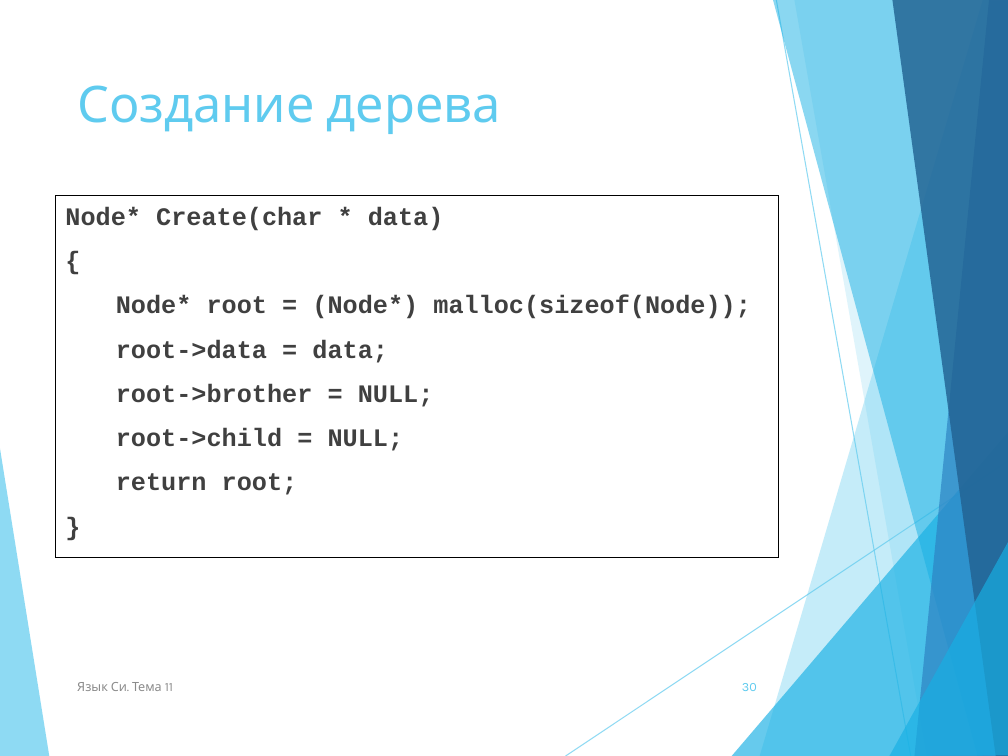
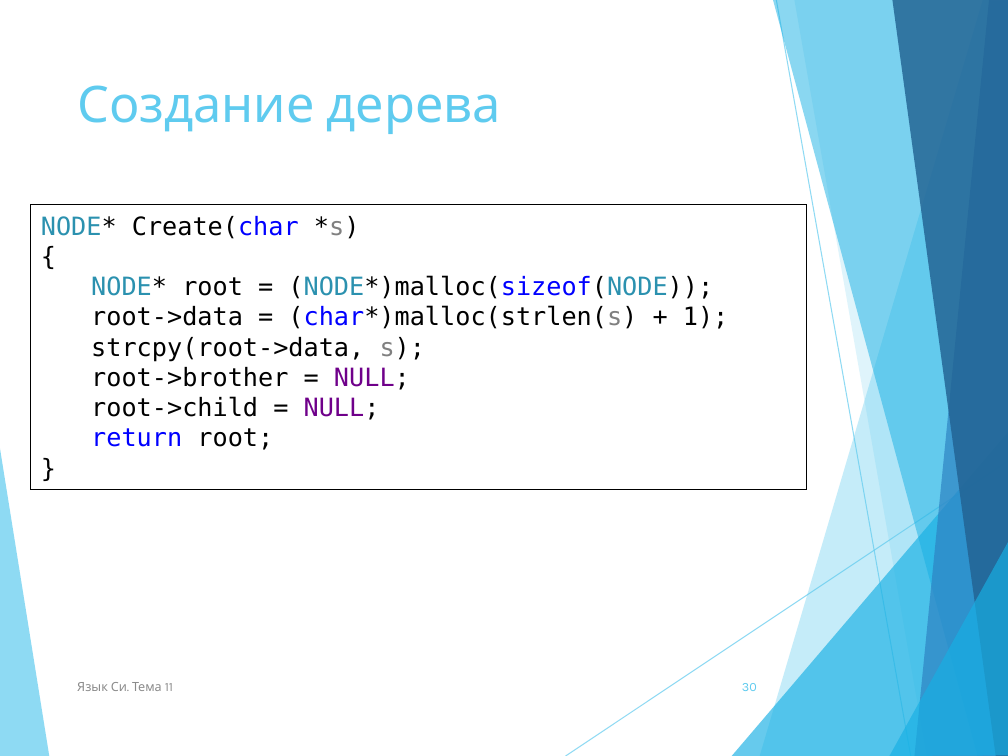
Before and after one commit to NIIT-2020/lection_c, a slide deck: slide 30 of 11 Динамические структуры данных.pptx. Drawn at 1008x756 pixels with LibreOffice and Linux fonts; fonts in the diff are those of the drawing. Boxes give left, top, right and bottom in pixels: in the first picture for what was removed or moved away, otherwise in the second. Text is boxed around its words. In the diff, an @@ line names an element or a change of style, - is before the commit and + after.

```diff
--- a/11 Динамические структуры данных.pptx
+++ b/11 Динамические структуры данных.pptx
@@ rectangle "NODE* Create(char *s)": place and size @@
-rectangle "NODE* Create(char *s)" at box(55, 196, 779, 558)
+rectangle "NODE* Create(char *s)" at box(31, 205, 806, 490)
@@ rectangle "NODE* Create(char *s)" at box(31, 205, 806, 490): text to rectangle @@
@@ text in rectangle at box(41, 216, 360, 239): text changed; font Courier New to DejaVu Sans Mono; text colour #404040 to #000000; bold off @@
-Node* Create(char * data)
+NODE* Create(char *s)
@@ text in rectangle at box(91, 275, 729, 362): text changed; font Courier New to DejaVu Sans Mono; text colour #404040 to #000000; bold off @@
-Node* root = (Node*) malloc(sizeof(Node));
-root->data = data;
+NODE* root = (NODE*)malloc(sizeof(NODE));
+root->data = (char*)malloc(strlen(s) + 1);
+strcpy(root->data, s);
@@ text in rectangle at box(91, 367, 410, 450): font Courier New to DejaVu Sans Mono, bold off in "{", "root->brother = NULL;", "root->child = NULL;", "return root;" and 1 more places; text colour #404040 to #000000 in "{", "root->brother = NULL;", "root->child = NULL;", "root;" and 1 more places; text colour #404040 to #6F008A in "NULL;", "NULL;"; text colour #404040 to #0000FF in "return"; less space between paragraphs @@
```
Also in this commit, not shown: 8 other slides changed, 1 slide added, 1 slide removed.
